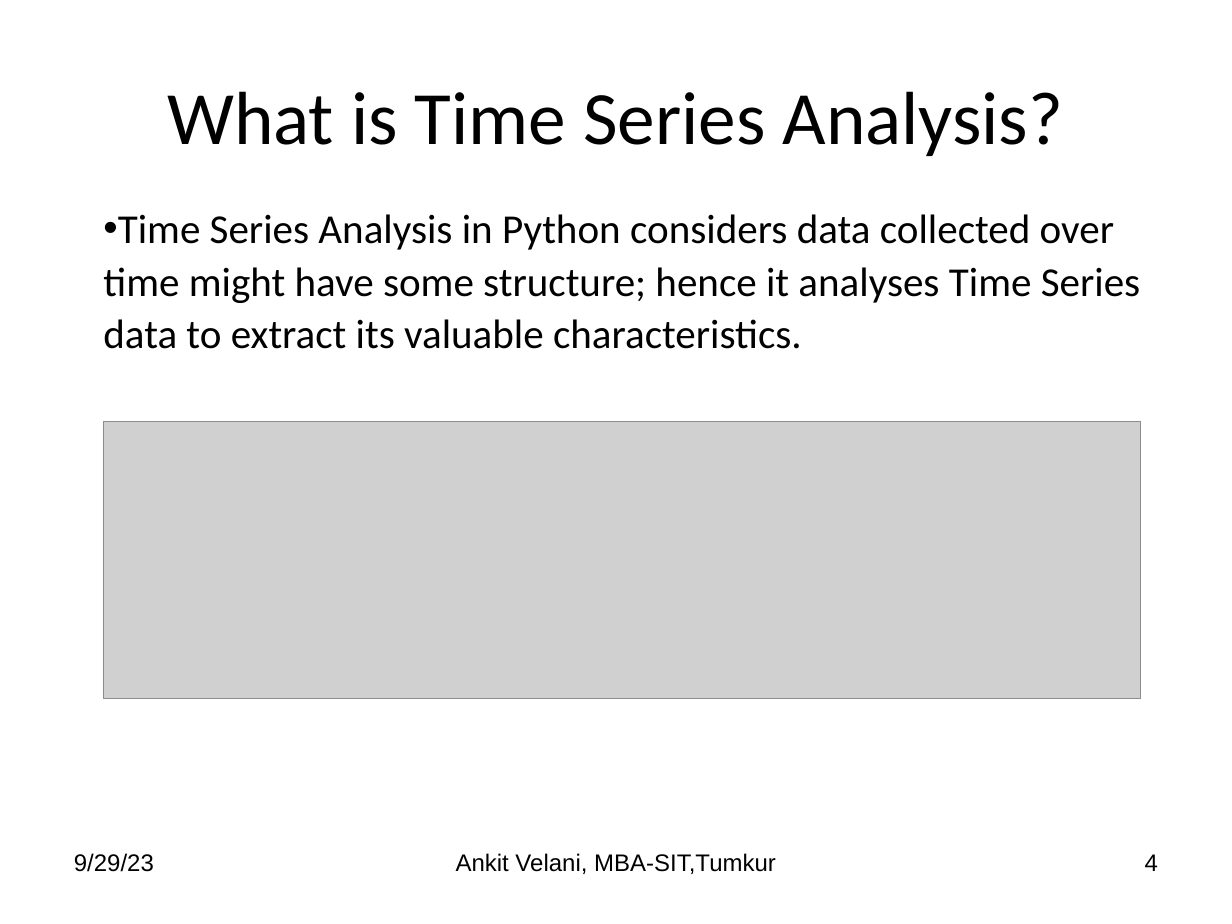
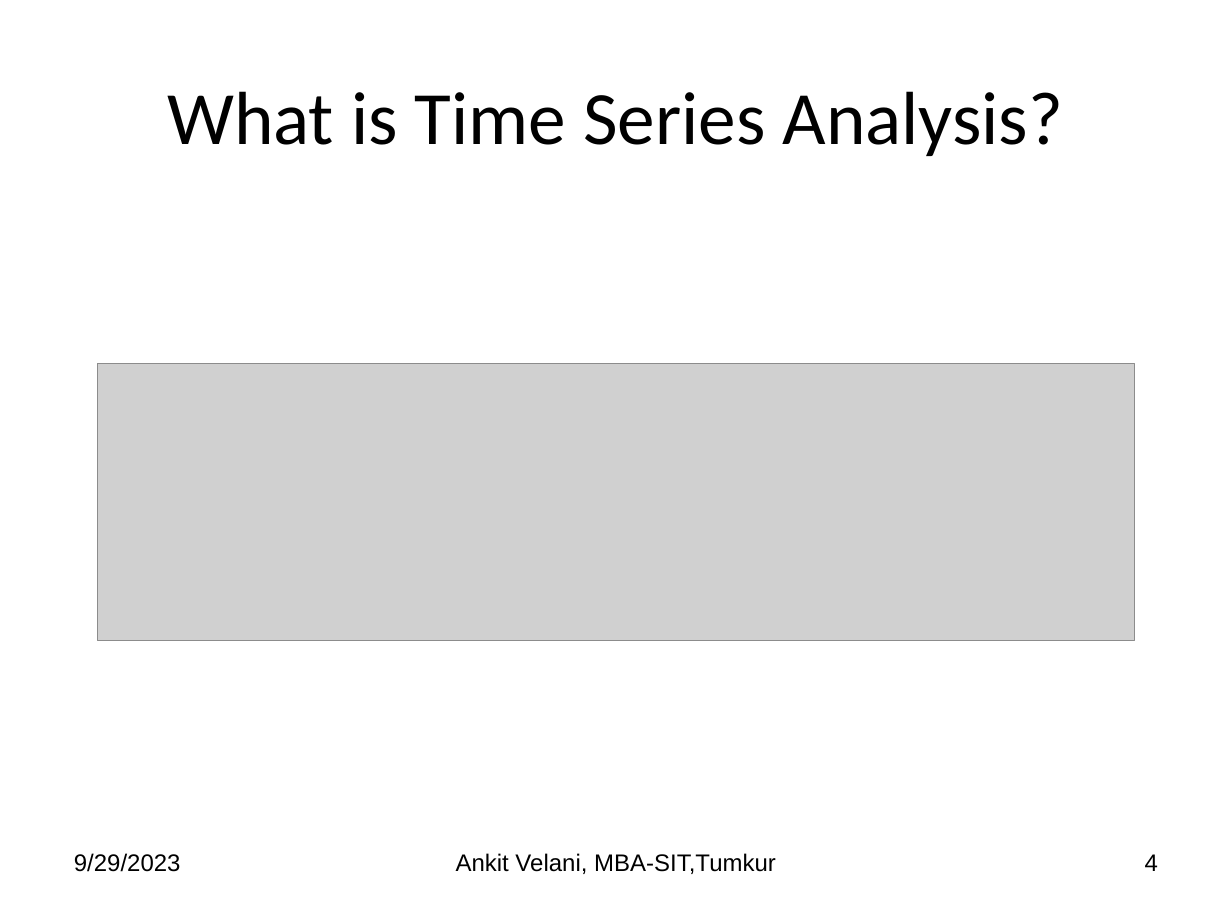
Before and after one commit to sitmbadept/sitmbadept.github.io, a slide deck: slide 4 of 2023/UNIT_4_5/Unit-5-Python-Text-TimeSeries.pptx. Drawn at 1232x924 pixels with LibreOffice and Linux fonts; fonts in the diff are those of the drawing; grey boxes stand for pictures. Boxes give left, top, right and bottom in pixels: in the first picture for what was removed or moved away, otherwise in the second. Text is boxed around its words. In the diff, an @@ line names an element or a change of style, - is before the commit and + after.

```diff
--- a/2023/UNIT_4_5/Unit-5-Python-Text-TimeSeries.pptx
+++ b/2023/UNIT_4_5/Unit-5-Python-Text-TimeSeries.pptx
@@ text removed at (103,214,1140,349) @@
-• Time Series Analysis in Python considers data collected over time might have some structure; hence it analyses Time Series data to extract its valuable characteristics.
@@ picture: place and size @@
-picture at (103,421,1141,699)
+picture at (97,363,1135,641)
@@ text at (74,853,181,872): text changed @@
-9/29/23
+9/29/2023
```
Also in this commit, not shown: 24 other slides changed, 2 slides added.
